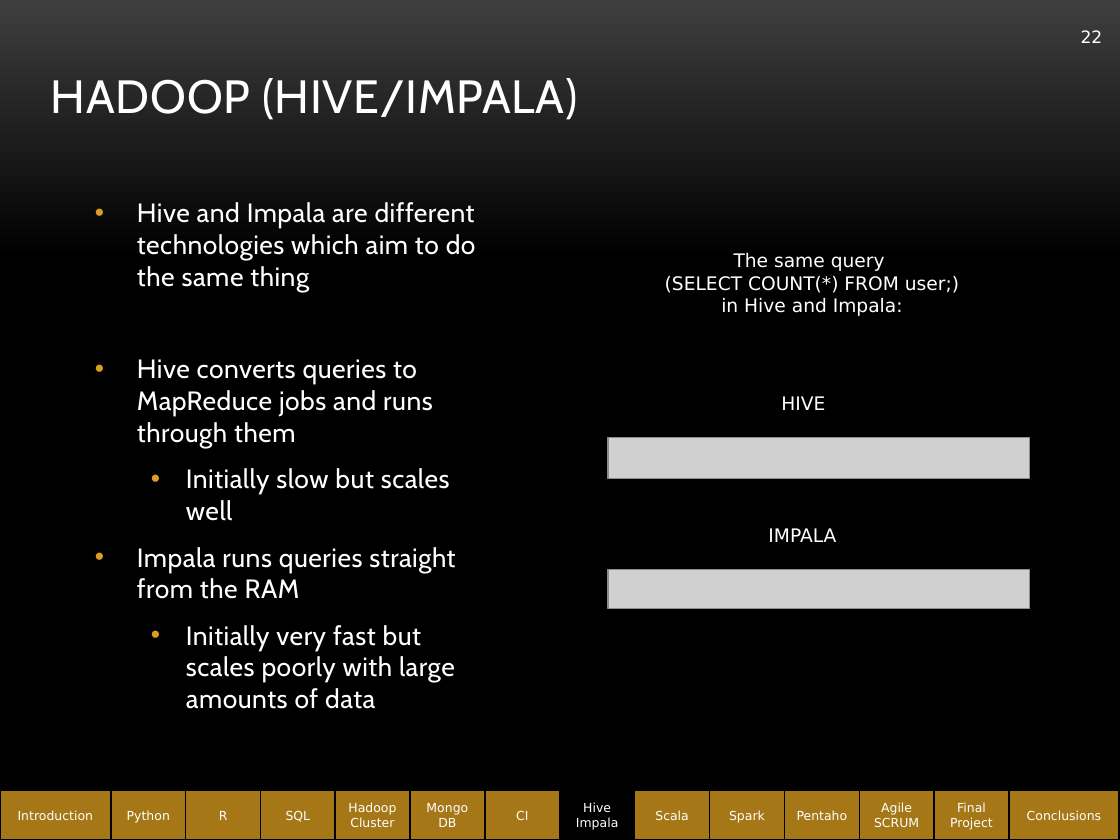
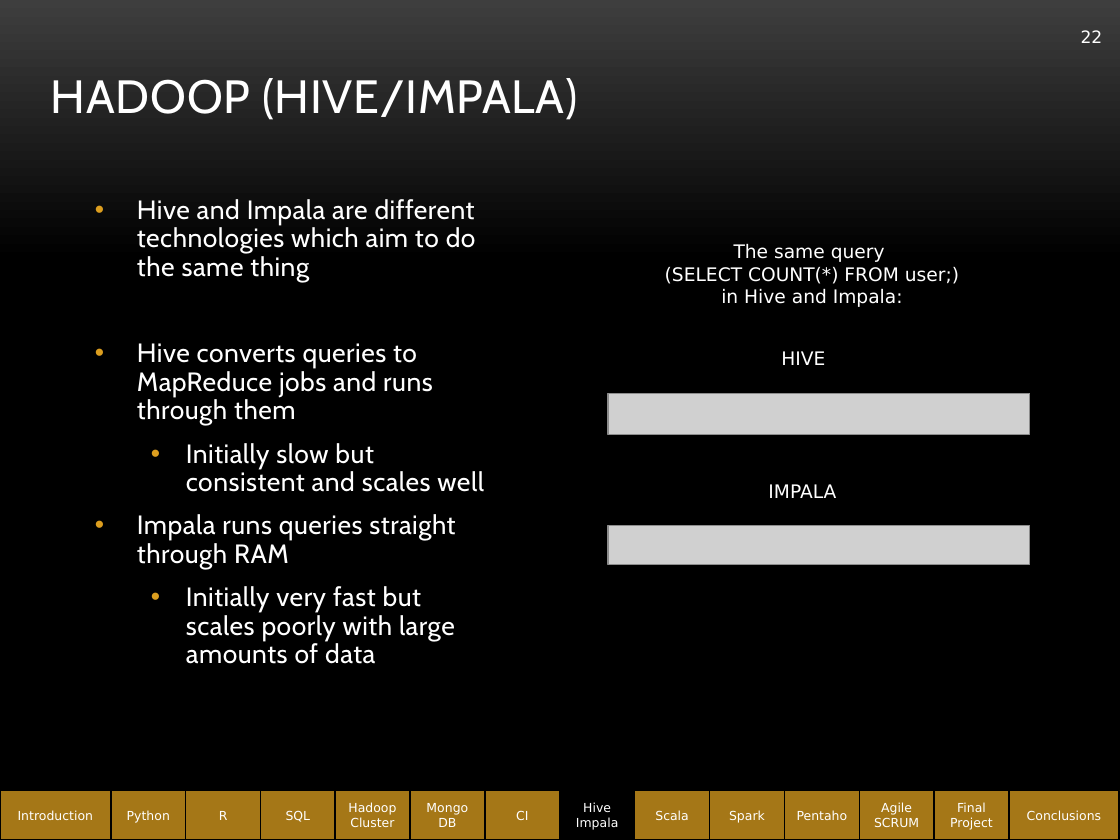
Before and after one commit to abe1ge/teletubbiesQAC, a slide deck: slide 22 of FinalPresentation.pptx. Drawn at 1120x840 pixels with LibreOffice and Linux fonts; fonts in the diff are those of the drawing; grey boxes stand for pictures; background and template pictures are left out. Boxes give left, top, right and bottom in pixels: in the first picture for what was removed or moved away, otherwise in the second. Text is boxed around its words. In the diff, an @@ line names an element or a change of style, - is before the commit and + after.

```diff
--- a/FinalPresentation.pptx
+++ b/FinalPresentation.pptx
@@ text at <box>137,199,476,664</box>: line spacing 1 to 0.9 @@
@@ text "The same query": place and size @@
-text "The same query" at <box>665,252,959,316</box>
+text "The same query" at <box>665,244,959,307</box>
@@ 2 pictures, 2 texts: place and size @@
-2 pictures, 2 texts at <box>608,396,1030,609</box>
+2 pictures, 2 texts at <box>608,351,1030,564</box>
@@ text at <box>137,443,484,569</box>: text changed @@
-  • Initially slow but scales well
-• Impala runs queries straight from the RAM
+  • Initially slow but consistent and scales well
+• Impala runs queries straight through RAM
```
Also in this commit, not shown: 16 other slides changed.
